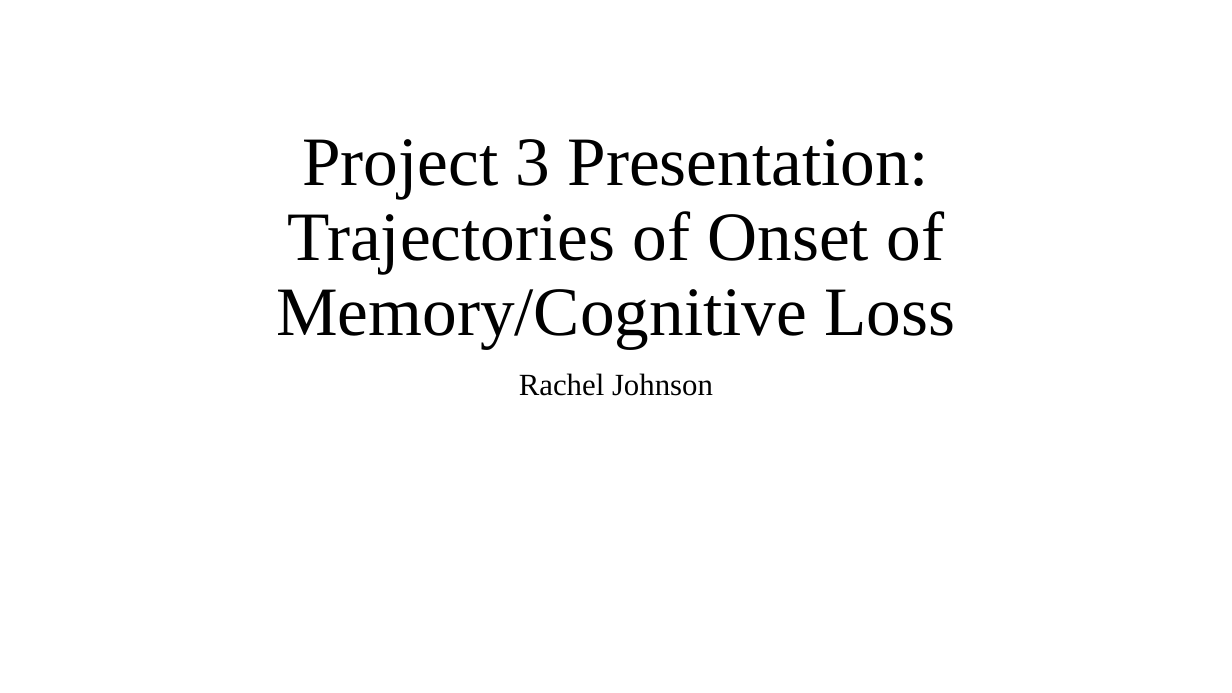
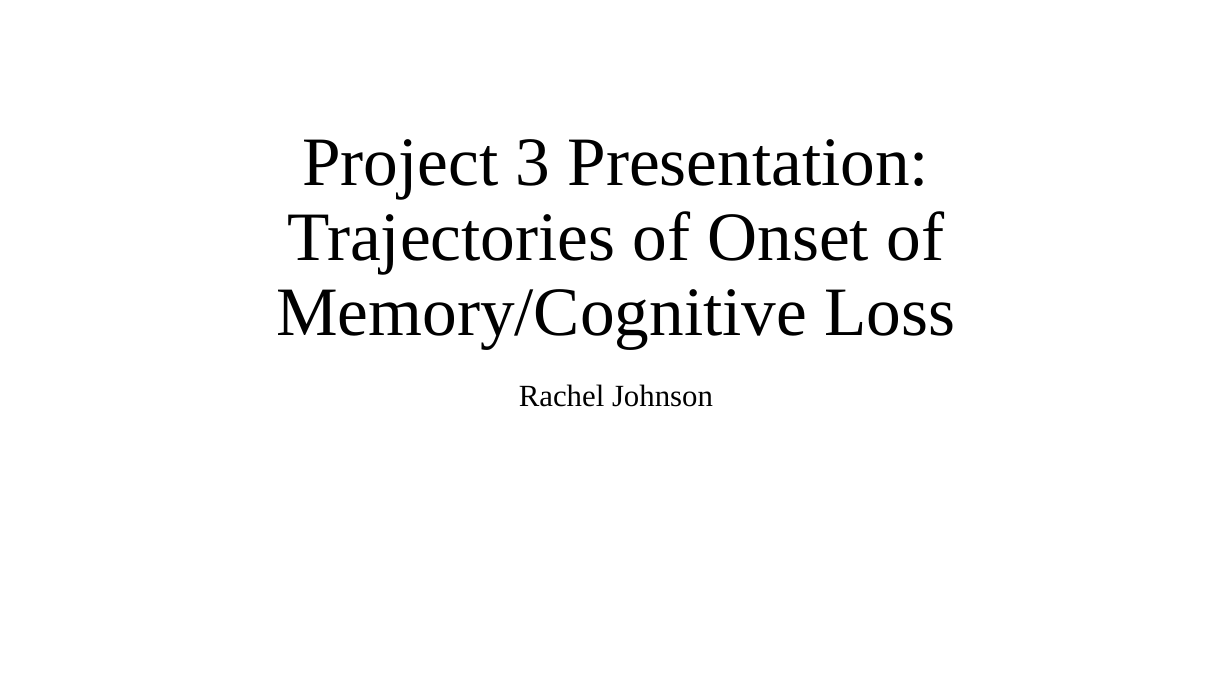
Before and after one commit to johnsra3/bios6623-johnsra3, a slide deck: slide 1 of Project3/Reports/Project 3 Final Presentation.pptx. Drawn at 1232x693 pixels with LibreOffice and Linux fonts; fonts in the diff are those of the drawing. Boxes give left, top, right and bottom in pixels: in the first picture for what was removed or moved away, otherwise in the second. Text is boxed around its words. In the diff, an @@ line names an element or a change of style, - is before the commit and + after.

```diff
--- a/Project3/Reports/Project 3 Final Presentation.pptx
+++ b/Project3/Reports/Project 3 Final Presentation.pptx
@@ subtitle "Rachel Johnson" moved from (x1=519, y1=373, x2=713, y2=396) to (x1=519, y1=384, x2=713, y2=407) @@
```
Also in this commit, not shown: 1 other slide changed, 4 slides added, 4 slides removed, 11 other files.
